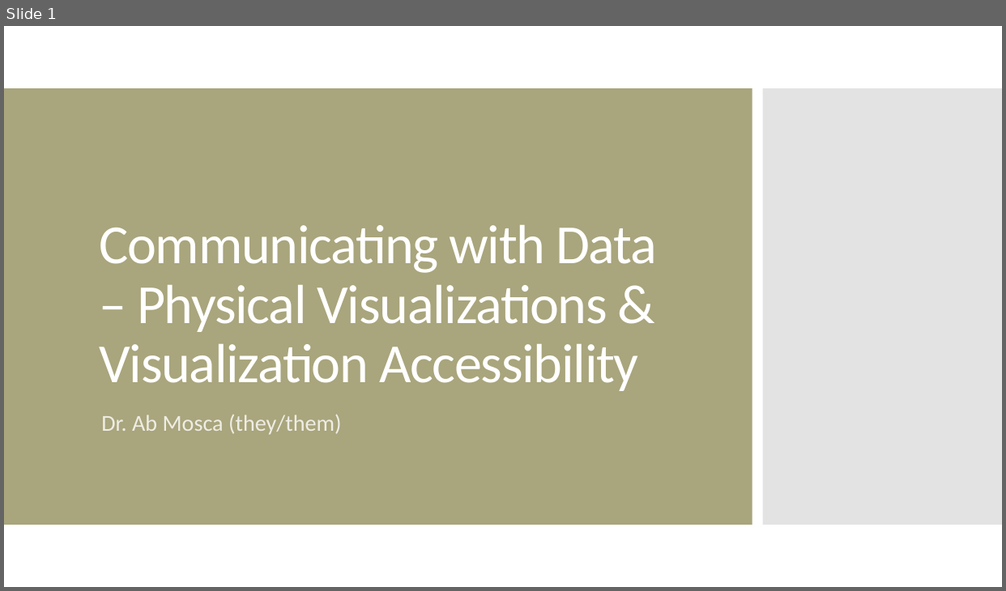
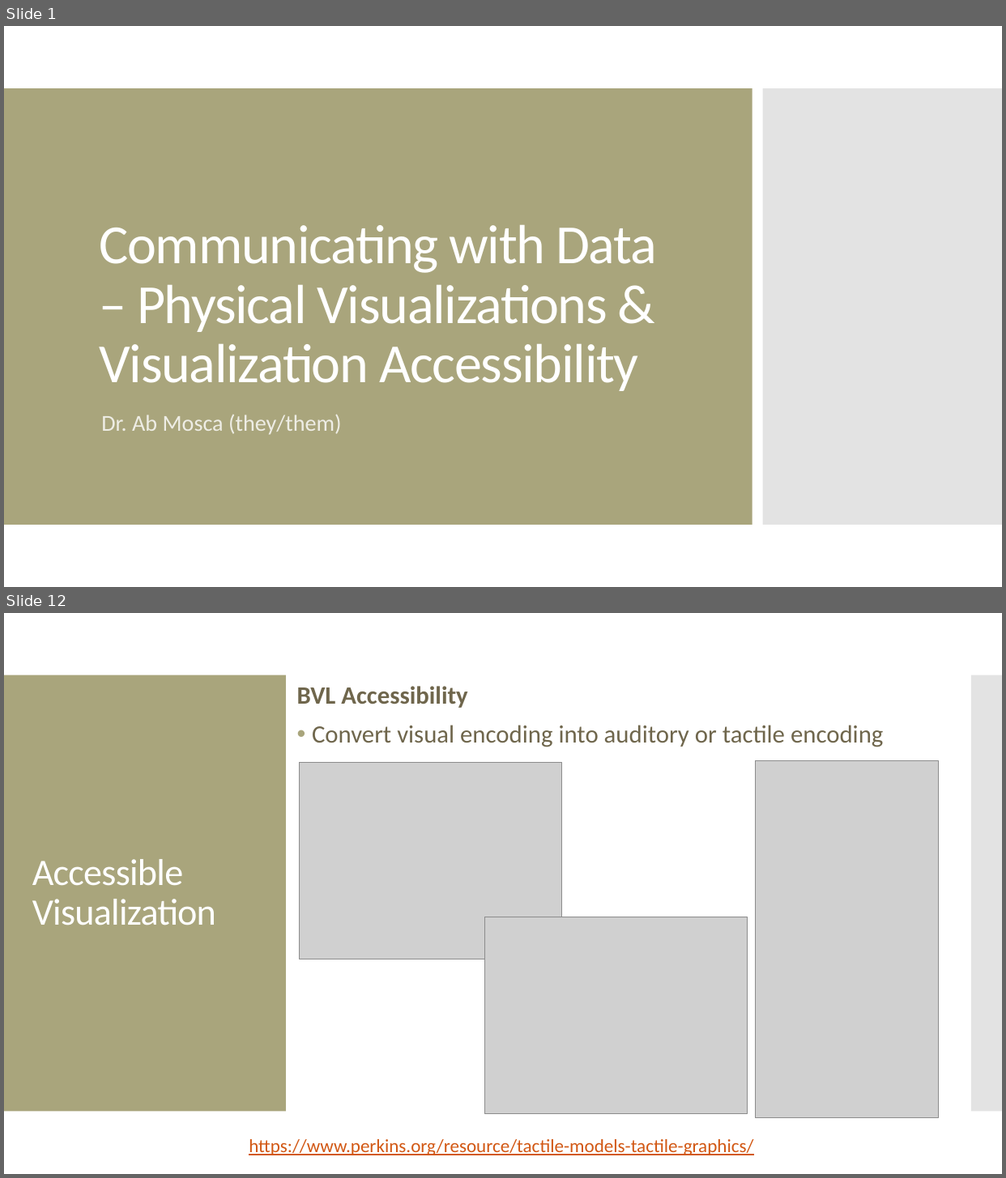
Before and after one commit to amosca01/SDS-CSC109, a slide deck: slides/12-physical-vis-accessibility.pptx. Shown one above the other, each under a label of ours: slide 1 before the commit, slides 1 and 12 after it; the slides between them are not shown. The pictures are 1006x591 and 1006x1178 pixels, drawn with LibreOffice and Linux fonts; fonts in the diff are those of the drawing; grey boxes stand for pictures. Boxes give left, top, right and bottom in pixels: in the first picture for what was removed or moved away, otherwise in the second. Text is boxed around its words. In the diff, an @@ line names an element or a change of style, - is before the commit and + after.

```diff
--- a/slides/12-physical-vis-accessibility.pptx
+++ b/slides/12-physical-vis-accessibility.pptx
@@ slide 12 added at <box>4,613,1002,1174</box>, background #FFFFFF @@
@@ rectangle added at <box>4,675,286,1112</box>, fill #A9A57C @@
@@ rectangle added at <box>971,675,1002,1112</box>, fill #C8C8C8 at 50% opacity @@
@@ text added at <box>297,686,883,747</box>, 24 pt, text #6F664C @@
+BVL Accessibility
+• Convert visual encoding into auditory or tactile encoding
@@ picture added at <box>299,763,562,960</box> @@
@@ picture added at <box>755,761,938,1118</box> @@
@@ title added at <box>32,859,216,926</box>, 36 pt, text #FFFFFF @@
+Accessible Visualization
@@ picture added at <box>484,917,748,1114</box> @@
@@ text added at <box>249,1139,753,1156</box>, 18 pt, text #D25814, underline @@
+https://www.perkins.org/resource/tactile-models-tactile-graphics/
```
Also in this commit, not shown: 1 slide changed, 26 other slides added, 4 other files.
